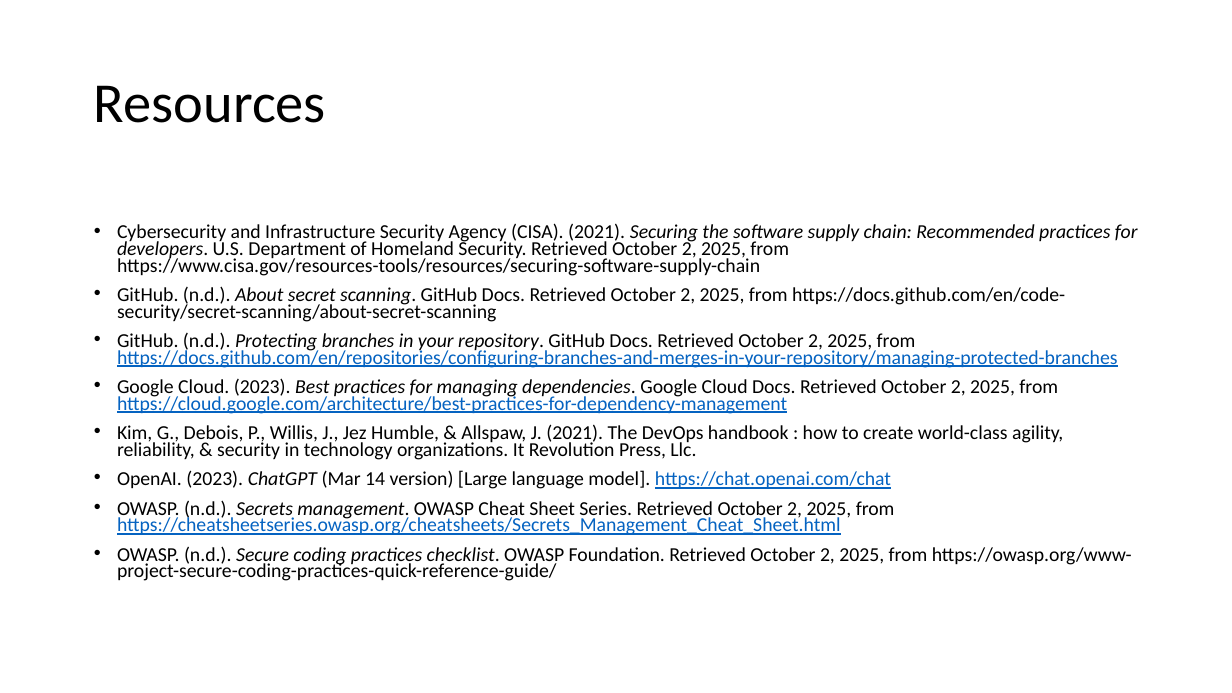
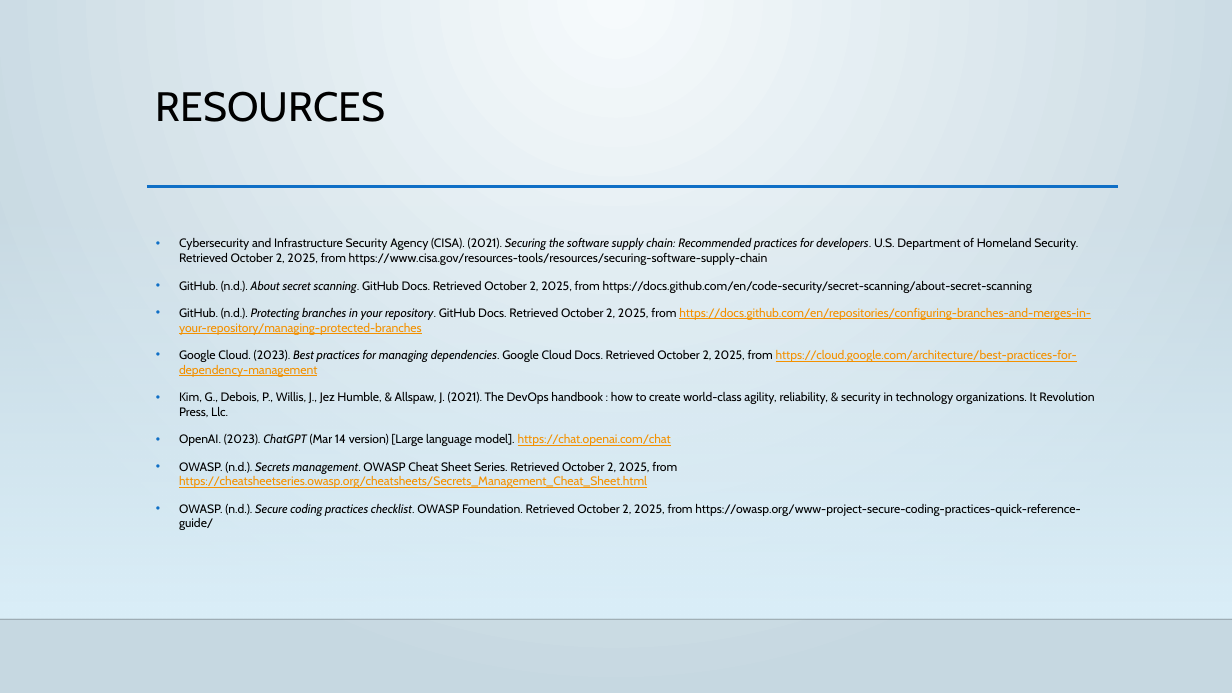
Before and after one commit to D-Faison/csd-380, a slide deck: slide 9 of module-11/Faison_11_SecuirtyControls.pptx. Drawn at 1232x693 pixels with LibreOffice and Linux fonts; fonts in the diff are those of the drawing; background and template pictures are left out. Boxes give left, top, right and bottom in pixels: in the first picture for what was removed or moved away, otherwise in the second. Text is boxed around its words. In the diff, an @@ line names an element or a change of style, - is before the commit and + after.

```diff
--- a/module-11/Faison_11_SecuirtyControls.pptx
+++ b/module-11/Faison_11_SecuirtyControls.pptx
@@ background #FFFFFF to gradient #F6FBFD to #C7D9E2 @@
@@ title "RESOURCES" at (156, 91, 386, 122): vertical alignment middle to top @@
@@ title at (156, 91, 386, 122): text changed; size 44 to 32 pt; font Calibri to Cabin @@
-Resources
+RESOURCES
@@ rectangle added at (0, 204, 1232, 619), fill gradient #DBEFF9 @@
@@ text "Cybersecurity and Infrastructure Security Agency ...": place and size @@
-text "Cybersecurity and Infrastructure Security Agency ..." at (117, 223, 1138, 581)
+text "Cybersecurity and Infrastructure Security Agency ..." at (179, 238, 1094, 530)
@@ text "Cybersecurity and Infrastructure Security Agency ..." at (179, 238, 1094, 530): size 15.4 to 9.5 pt, font Calibri to Cabin; text colour #0563C1 to #F49100 in "https://docs.github.com/en/repositories/configuring-branches ...", "https://cloud.google.com/architecture/best-practices-for-dep ...", "https://chat.openai.com/chat", "https://cheatsheetseries.owasp.org/cheatsheets/Secrets_Manag ..."; line spacing 0.7 to 1 @@
@@ line added from (147, 187) to (1118, 187), #0F6FC6 2.5 pt @@
@@ line added from (0, 619) to (1232, 619), #000001 1 pt @@
```
Also in this commit, not shown: 8 other slides changed.
